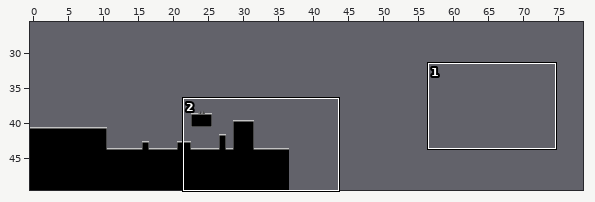
Level history. Tiled map (JSON): src/assets/tilemaps/map.json. The first picture is a wide view before the edit; the outline marks the close-up.
Close-up. Before the edit:
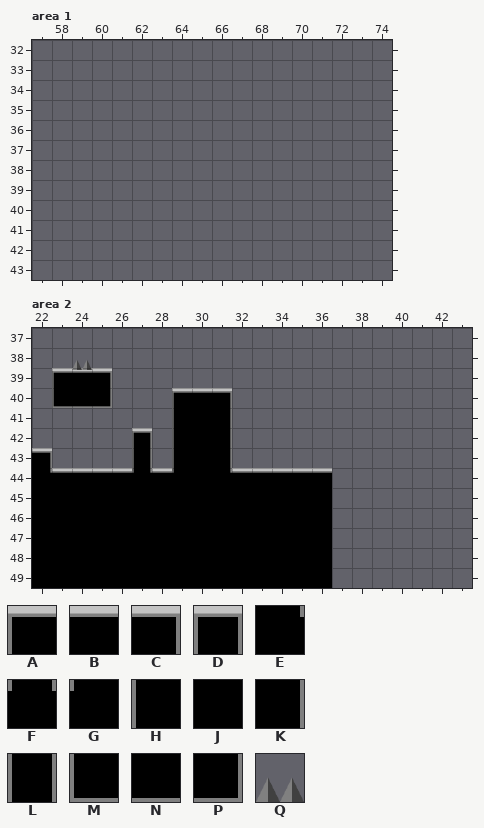
Cells are 64x64 px. Shown: area 1 x 57..74, y 32..43; area 2 x 22..43, y 37..49. The commit also changed other parts of the map, which this record leaves out.
Key: from "tileset": A 0, B 1, C 2, D 3, E 5, F 6, G 7, H 11, J 12, K 13, L 14, M 15, N 16, P 19, Q 21.
_ is an empty cell.
Objects are placed by their top-left corner, in cells (3,4 is the top-left corner of cell 3,4); size is 1x1 cell unless given.
Layer "Platforms" before, area 2, first column x 22:
37 ______________________
38 ______________________
39 _ABC__________________
40 _MNP___ABC____________
41 _______HJK____________
42 _____D_HJK____________
43 C____L_HJK____________
44 EBBBBFBGJEBBBBB_______
45 JJJJJJJJJJJJJJJ_______
46 JJJJJJJJJJJJJJJ_______
47 JJJJJJJJJJJJJJJ_______
48 JJJJJJJJJJJJJJJ_______
49 JJJJJJJJJJJJJJJ_______
Objects on layer "Spikes" before, area 2:
Q at 24,38.1
Now the later version:
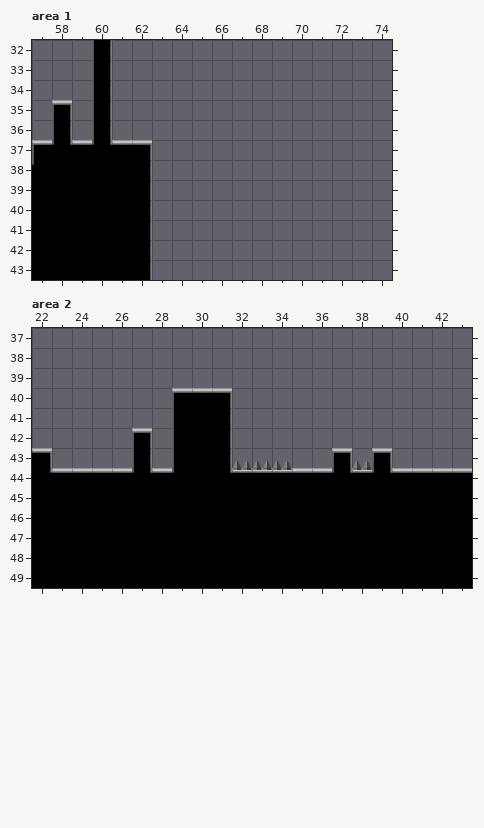
Edits made:
{"where": "layer \"Platforms\", area 1"}
{"y":32,"x":60,"old":"_","new":"L"}
{"y":33,"x":60,"old":"_","new":"L"}
{"y":34,"x":60,"old":"_","new":"L"}
{"y":35,"x":58,"old":"_","new":"D"}
{"y":35,"x":60,"old":"_","new":"L"}
{"y":36,"x":58,"old":"_","new":"L"}
{"y":36,"x":60,"old":"_","new":"L"}
{"y":37,"x":57,"old":"______","new":"AFBFBC"}
{"y":38,"x":57,"old":"______","new":"GJJJJK"}
{"y":39,"x":57,"old":"______","new":"JJJJJK"}
{"y":40,"x":57,"old":"______","new":"JJJJJK"}
{"y":41,"x":57,"old":"______","new":"JJJJJK"}
{"y":42,"x":57,"old":"______","new":"JJJJJK"}
{"y":43,"x":57,"old":"______","new":"JJJJJK"}
{"where": "layer \"Platforms\", area 2"}
{"y":39,"x":23,"old":"ABC","new":"___"}
{"y":40,"x":23,"old":"MNP","new":"___"}
{"y":43,"x":37,"old":"_","new":"D"}
{"y":43,"x":39,"old":"_","new":"D"}
{"y":44,"x":37,"old":"_______","new":"FBFBBBB"}
{"y":45,"x":37,"old":"_______","new":"JJJJJJJ"}
{"y":46,"x":37,"old":"_______","new":"JJJJJJJ"}
{"y":47,"x":37,"old":"_______","new":"JJJJJJJ"}
{"y":48,"x":37,"old":"_______","new":"JJJJJJJ"}
{"y":49,"x":37,"old":"_______","new":"JJJJJJJ"}
{"where": "layer \"Spikes\", area 2"}
{"now": "Q at 38,43.1"}
{"now": "Q at 32,43.1"}
{"now": "Q at 33,43.1"}
{"now": "Q at 34,43.1"}
{"was": "Q at 24,38.1"}
{"label":"added","picture_box":[32,40,152,280]}
{"label":"removed","picture_box":[52,360,112,408]}
{"label":"added","picture_box":[332,448,472,588]}
{"label":"added","picture_box":[232,460,292,470]}
